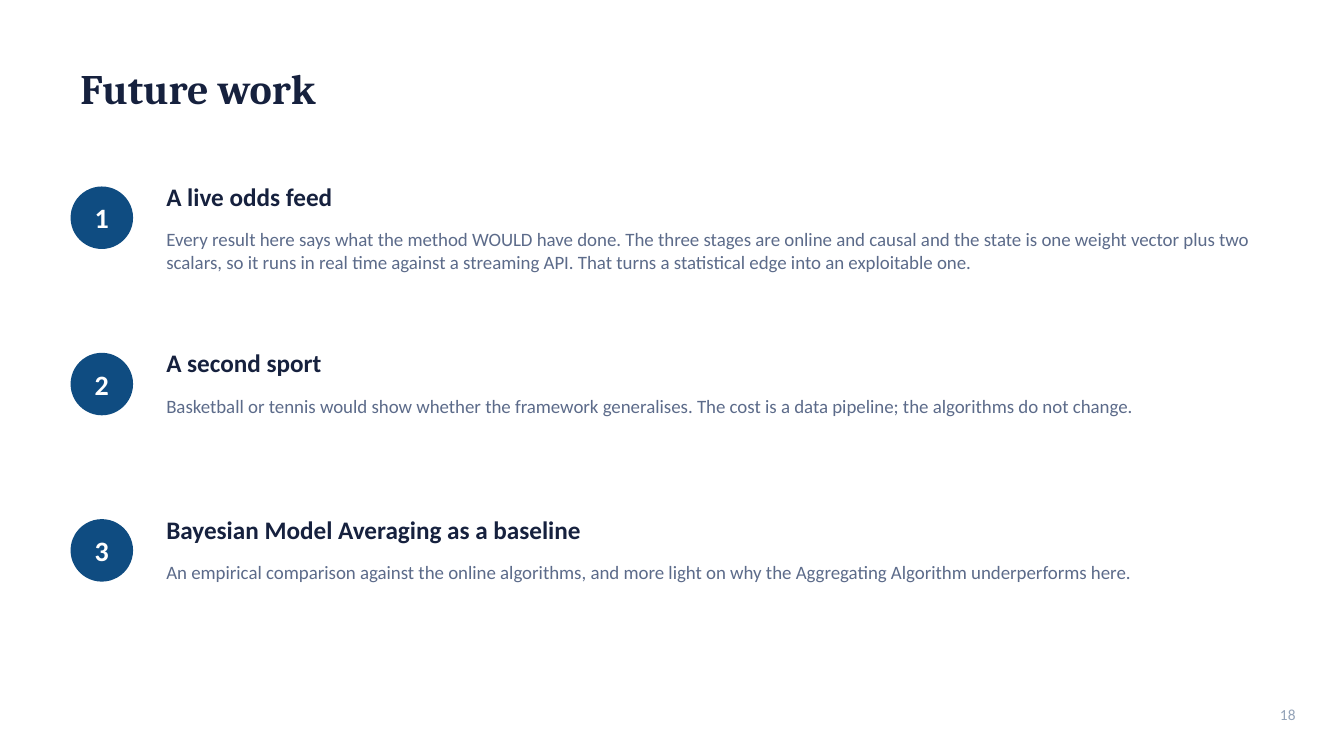
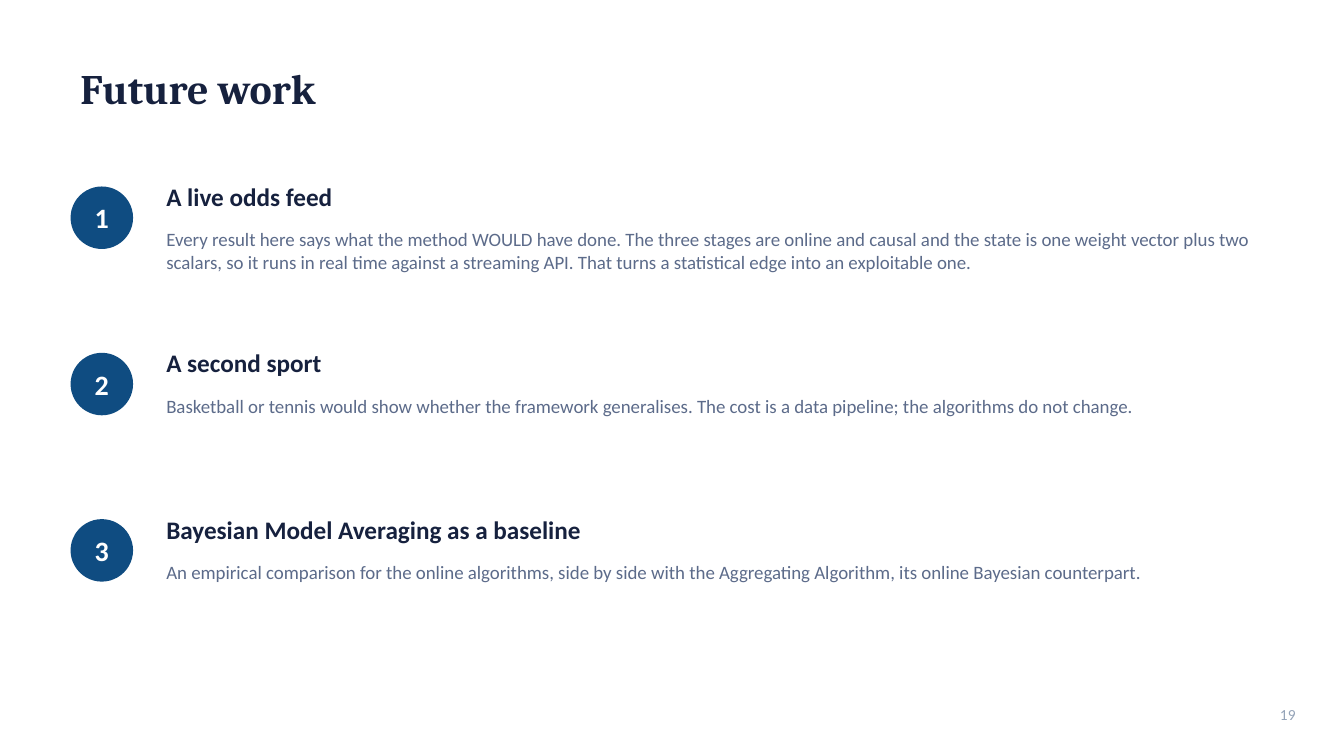
Before and after one commit to stefanos212/online-learning-betting-odds, a slide deck: slide 19 of docs/defense_presentation_short.pptx (slide 18 before the commit). Drawn at 1344x756 pixels with LibreOffice and Linux fonts; fonts in the diff are those of the drawing. Boxes give left, top, right and bottom in pixels: in the first picture for what was removed or moved away, otherwise in the second. Text is boxed around its words. In the diff, an @@ line names an element or a change of style, - is before the commit and + after.

```diff
--- a/docs/defense_presentation_short.pptx
+++ b/docs/defense_presentation_short.pptx
@@ text at (166,566,1141,582): text changed @@
-An empirical comparison against the online algorithms, and more light on why the Aggregating Algorithm underperforms here.
+An empirical comparison for the online algorithms, side by side with the Aggregating Algorithm, its online Bayesian counterpart.
@@ page number at (1280,710,1296,720): text changed @@
-18
+19
```
Also in this commit, not shown: 11 other slides changed, 1 slide added, 1 other file.
